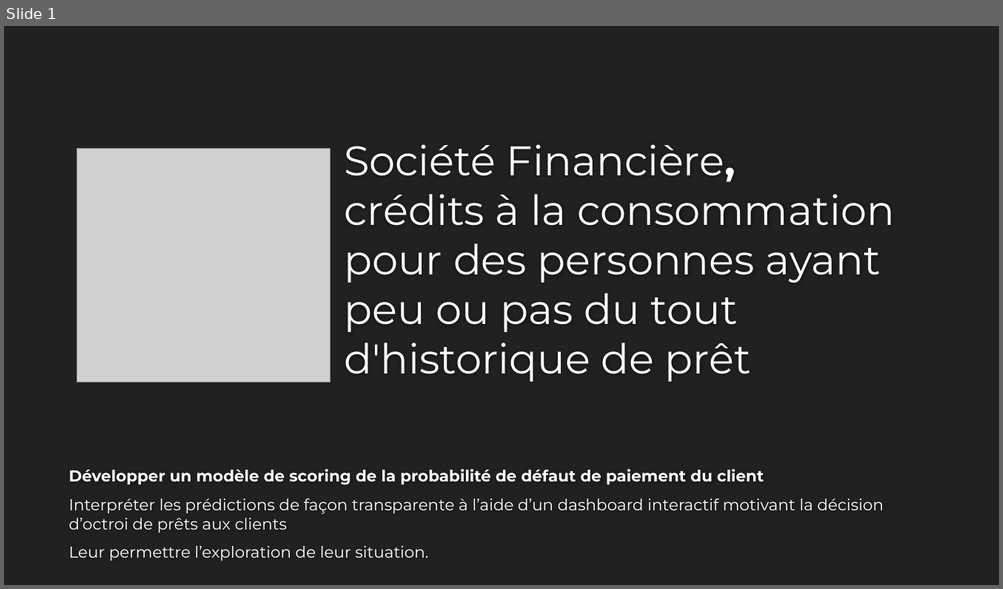
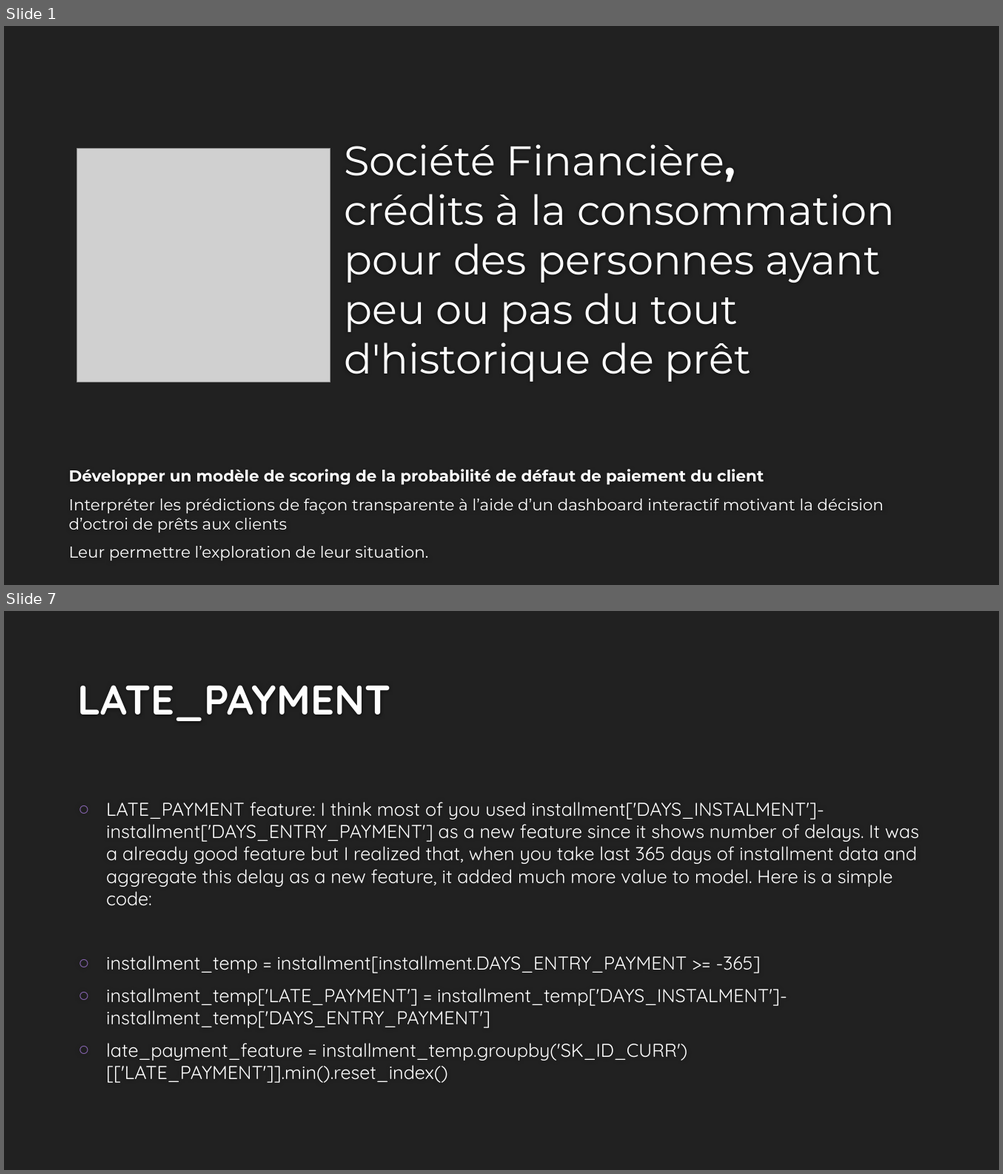
Before and after one commit to EtienneLardeur/P7_Scoring, a slide deck: P7_Support.pptx. Shown one above the other, each under a label of ours: slide 1 before the commit, slides 1 and 7 after it; the slides between them are not shown. The pictures are 1003x589 and 1003x1174 pixels, drawn with LibreOffice and Linux fonts; fonts in the diff are those of the drawing; grey boxes stand for pictures; background and template pictures are left out. Boxes give left, top, right and bottom in pixels: in the first picture for what was removed or moved away, otherwise in the second. Text is boxed around its words. In the diff, an @@ line names an element or a change of style, - is before the commit and + after.

```diff
--- a/P7_Support.pptx
+++ b/P7_Support.pptx
@@ slide 7 added at [4, 611, 999, 1170], background #212121 @@
@@ title added at [77, 685, 390, 721], 40 pt, text #FEFEFE, bold @@
+LATE_PAYMENT
@@ text added at [106, 802, 919, 1083], 18 pt, text #FFFFFF @@
+○ LATE_PAYMENT feature: I think most of you used installment['DAYS_INSTALMENT']-installment['DAYS_ENTRY_PAYMENT'] as a new feature since it shows number of delays. It was a already good feature but I realized that, when you take last 365 days of installment data and aggregate this delay as a new feature, it added much more value to model. Here is a simple code:
+○ installment_temp = installment[installment.DAYS_ENTRY_PAYMENT >= -365]
+○ installment_temp['LATE_PAYMENT'] = installment_temp['DAYS_INSTALMENT']-installment_temp['DAYS_ENTRY_PAYMENT']
+○ late_payment_feature = installment_temp.groupby('SK_ID_CURR')[['LATE_PAYMENT']].min().reset_index()
```
Also in this commit, not shown: 11 other slides added, 1 slide removed.
